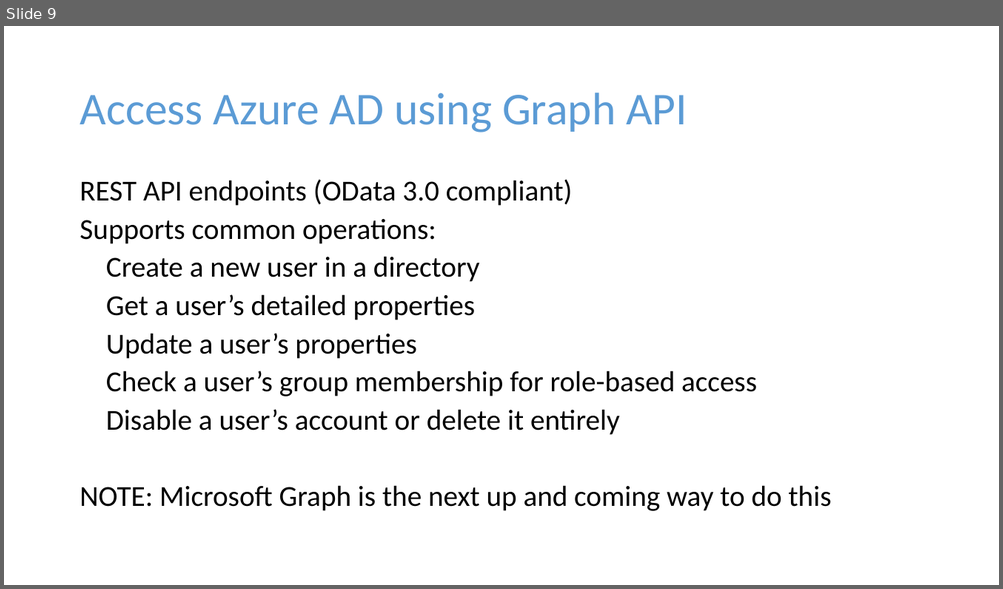
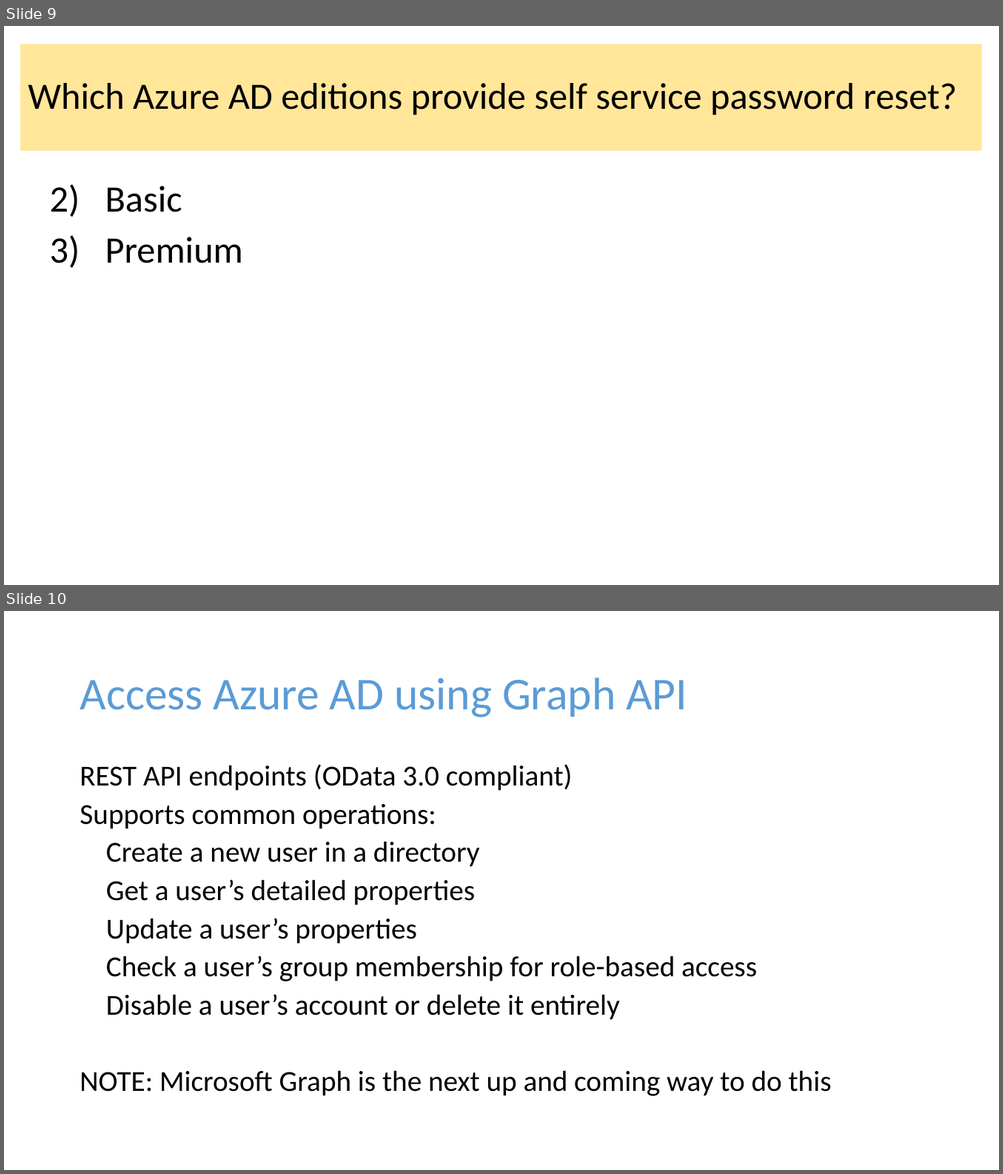
Before and after one commit to dstolts/70-534, a slide deck: Presentations/70-534-Combined-SecuritySlides.pptx. Shown one above the other, each under a label of ours: slide 9 before the commit, slides 9 and 10 after it. The pictures are 1003x589 and 1003x1174 pixels, drawn with LibreOffice and Linux fonts; fonts in the diff are those of the drawing. Boxes give left, top, right and bottom in pixels: in the first picture for what was removed or moved away, otherwise in the second. Text is boxed around its words. In the diff, an @@ line names an element or a change of style, - is before the commit and + after.

```diff
--- a/Presentations/70-534-Combined-SecuritySlides.pptx
+++ b/Presentations/70-534-Combined-SecuritySlides.pptx
@@ slide 9 added at [4, 26, 999, 585], background #FFFFFF @@
@@ title added at [20, 44, 982, 150], fill #FFE699, 36 pt, text #000000 @@
+Which Azure AD editions provide self service password reset?
@@ text added at [50, 184, 243, 268], 36 pt, text #000000 @@
+2) Basic
+3) Premium
@@ what was slide 9 is now slide 10 @@
```
Also in this commit, not shown: 6 slides changed, 3 other slides added.
